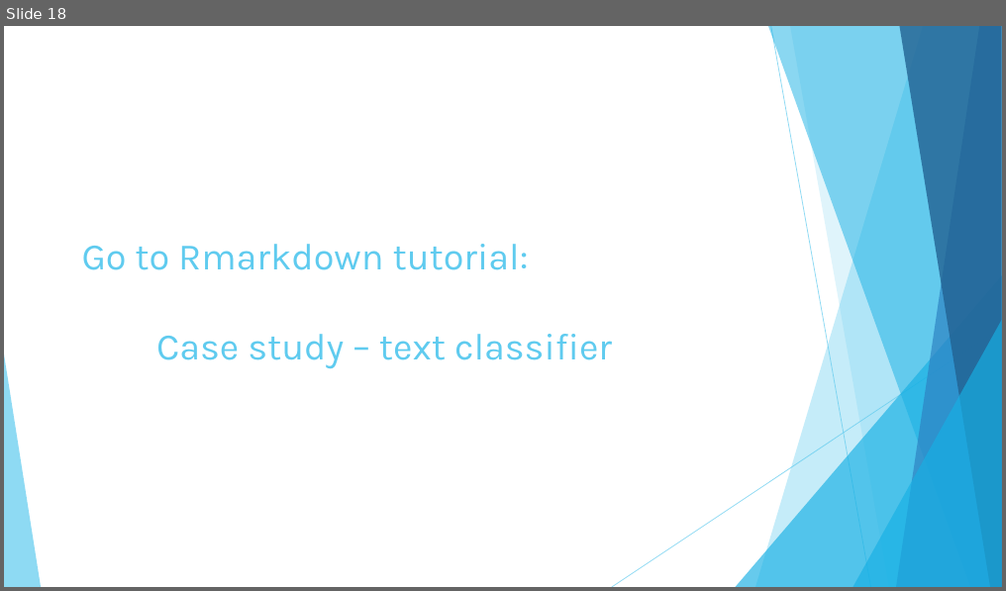
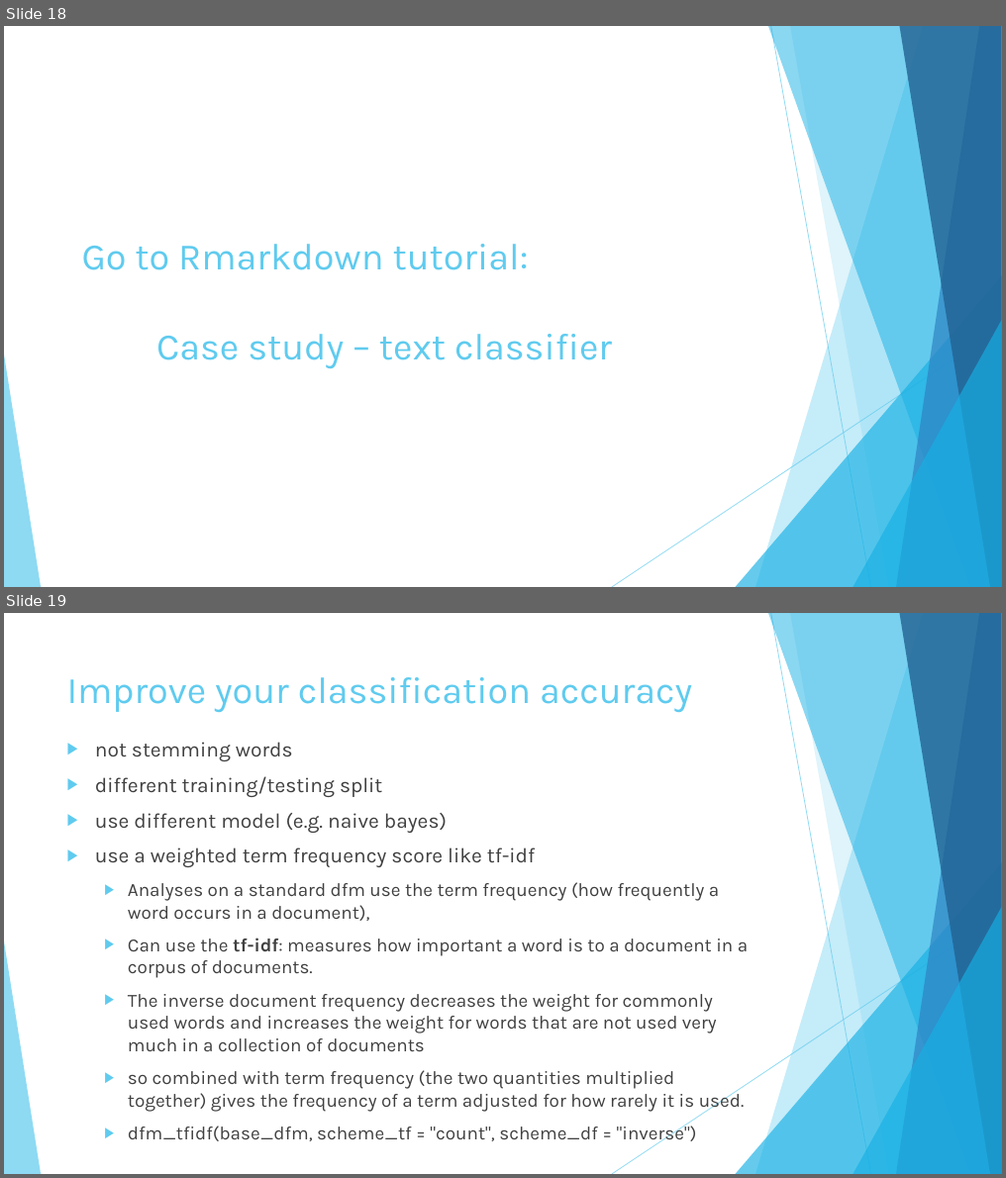
Before and after one commit to shellylac/TextMiningIntro_inR, a slide deck: Slides_Notes/TextTutorial_Slides.pptx. Shown one above the other, each under a label of ours: slide 18 before the commit, slides 18 and 19 after it. The pictures are 1006x591 and 1006x1178 pixels, drawn with LibreOffice and Linux fonts; fonts in the diff are those of the drawing. Boxes give left, top, right and bottom in pixels: in the first picture for what was removed or moved away, otherwise in the second. Text is boxed around its words. In the diff, an @@ line names an element or a change of style, - is before the commit and + after.

Commit message:
added more to model slides

```diff
--- a/Slides_Notes/TextTutorial_Slides.pptx
+++ b/Slides_Notes/TextTutorial_Slides.pptx
@@ slide 19 added at box(4, 613, 1002, 1174), background #FFFFFF; not listed: 10 template elements that a slide beside it also shows @@
@@ title added at box(67, 677, 692, 713), 36 pt, text #5FCBEF @@
+Improve your classification accuracy
@@ text added at box(95, 742, 747, 1146), 18 pt, text #404040 @@
+▶ not stemming words
+▶ different training/testing split
+▶ use different model (e.g. naive bayes)
+▶ use a weighted term frequency score like tf-idf
+  ▶ Analyses on a standard dfm use the term frequency (how frequently a word occurs in a document),
+  ▶ Can use the tf-idf: measures how important a word is to a document in a corpus of documents.
+  ▶ The inverse document frequency decreases the weight for commonly used words and increases the weight for words that are not used very much in a collection of documents
+  ▶ so combined with term frequency (the two quantities multiplied together) gives the frequency of a term adjusted for how rarely it is used.
+  ▶ dfm_tfidf(base_dfm, scheme_tf = "count", scheme_df = "inverse")
```
